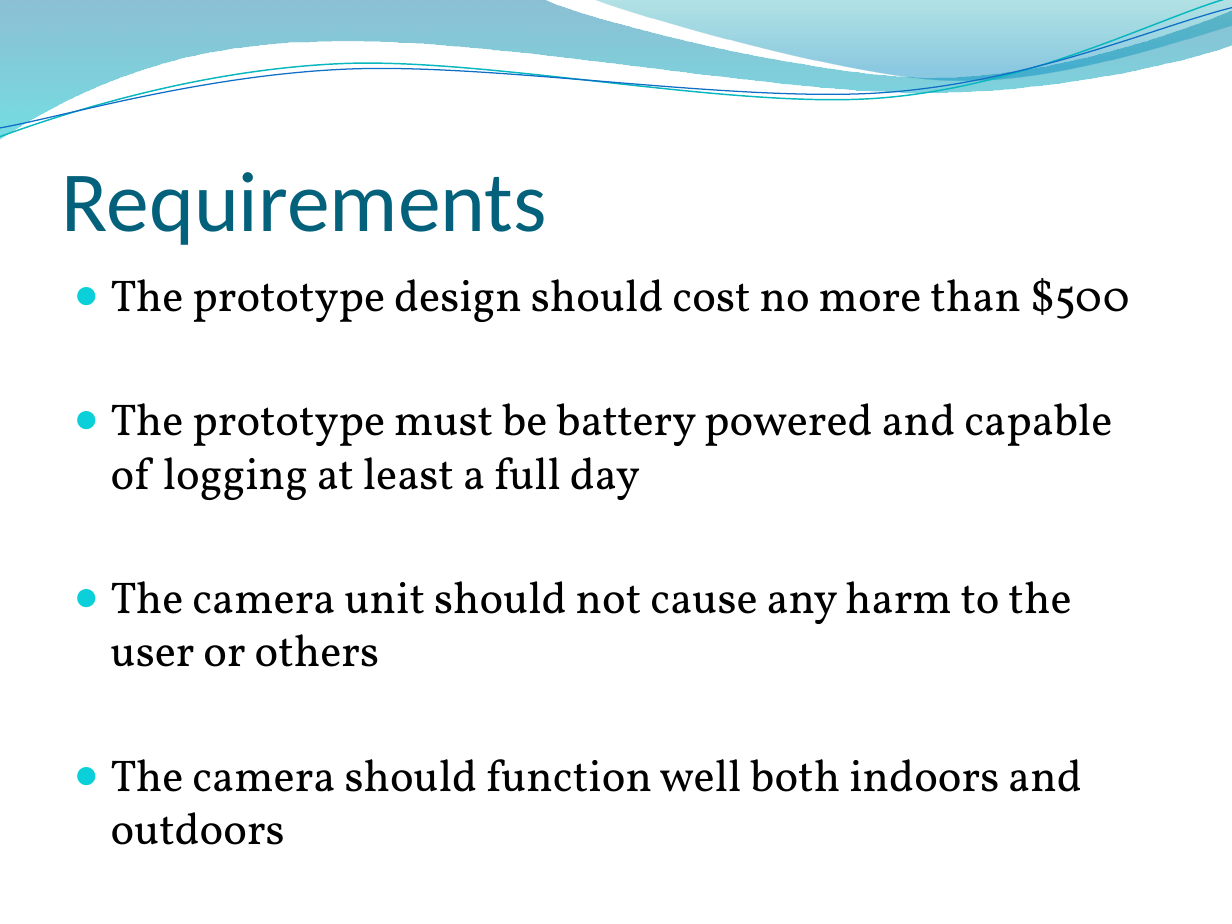
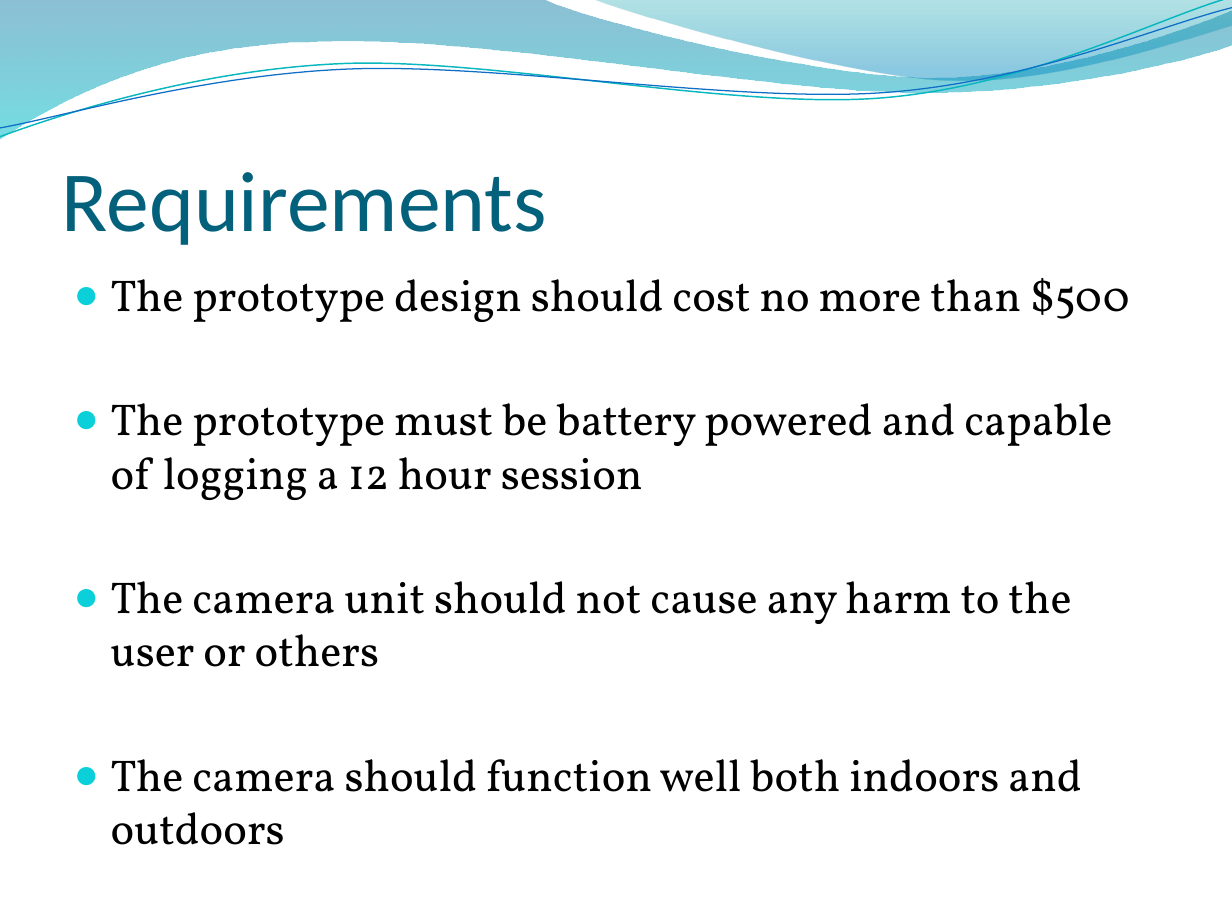
Before and after one commit to tasbal/cpsc483, a slide deck: slide 4 of MISC/Final Presentation.pptx (slide 6 before the commit). Drawn at 1232x924 pixels with LibreOffice and Linux fonts; fonts in the diff are those of the drawing; background and template pictures are left out. Boxes give left, top, right and bottom in pixels: in the first picture for what was removed or moved away, otherwise in the second. Text is boxed around its words. In the diff, an @@ line names an element or a change of style, - is before the commit and + after.

```diff
--- a/MISC/Final Presentation.pptx
+++ b/MISC/Final Presentation.pptx
@@ text at (x1=111, y1=403, x2=1112, y2=500): text changed @@
-● The prototype must be battery powered and capable of logging at least a full day
+● The prototype must be battery powered and capable of logging a 12 hour session
```
Also in this commit, not shown: 7 other slides changed, 2 slides added, 6 slides removed, 1 other file.
